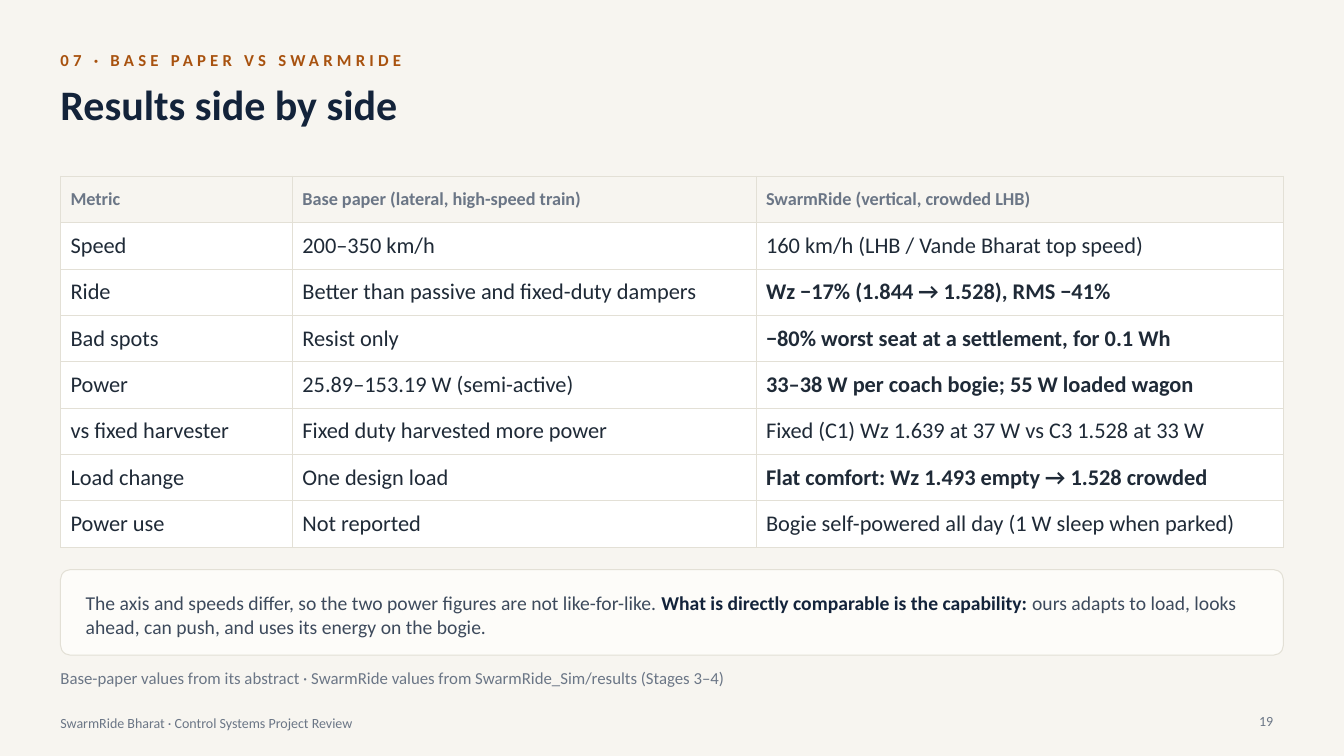
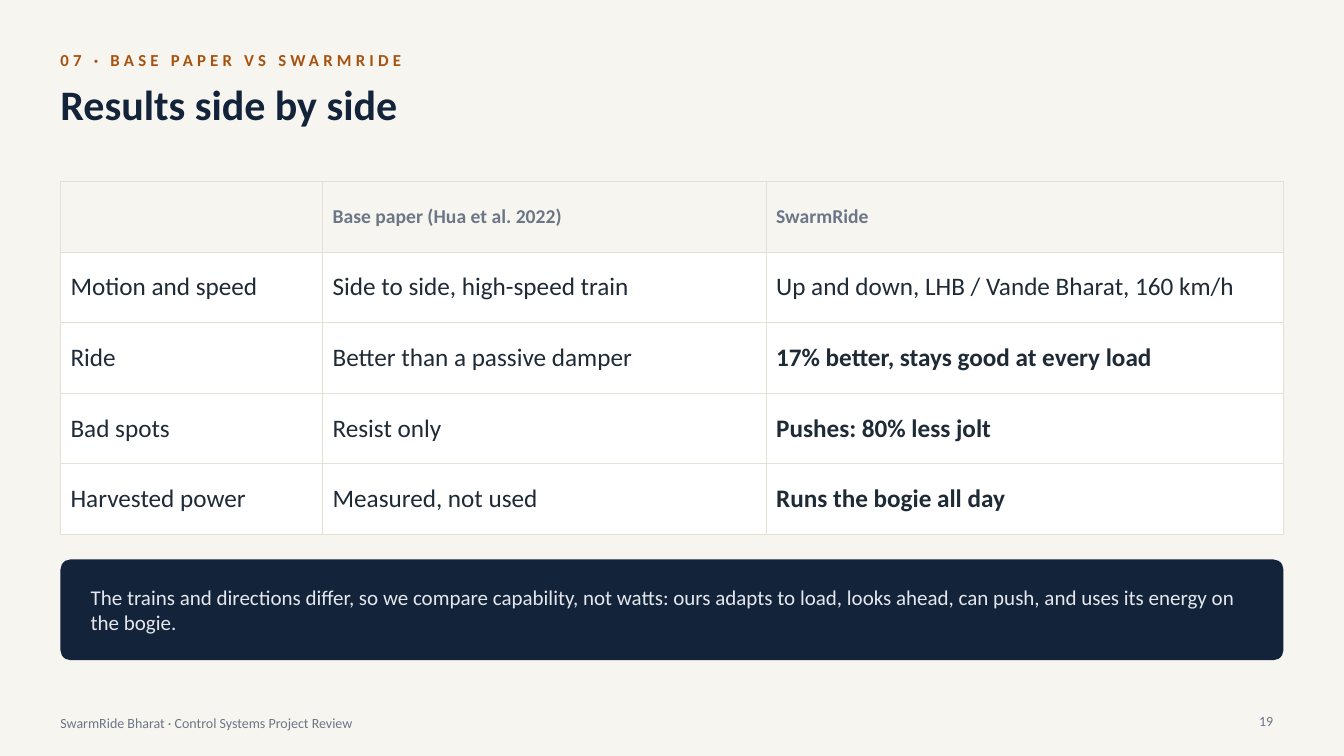
Before and after one commit to Sangeeth0301/SwarmRide-Bharat, a slide deck: slide 19 of presentation/SwarmRide_Bharat_Project_Review.pptx. Drawn at 1344x756 pixels with LibreOffice and Linux fonts; fonts in the diff are those of the drawing. Boxes give left, top, right and bottom in pixels: in the first picture for what was removed or moved away, otherwise in the second. Text is boxed around its words. In the diff, an @@ line names an element or a change of style, - is before the commit and + after.

Commit message:
docs(presentation): rebuild the deck with the minimal results
22 slides, rebuilt with presentation/build.

```diff
--- a/presentation/SwarmRide_Bharat_Project_Review.pptx
+++ b/presentation/SwarmRide_Bharat_Project_Review.pptx
@@ table at (60,181,1284,516) @@
-row 1: Metric | Base paper (lateral, high-speed train) | SwarmRide (vertical, crowded LHB)
-row 2: Speed | 200–350 km/h | 160 km/h (LHB / Vande Bharat top speed)
-row 3: Ride | Better than passive and fixed-duty dampers | Wz −17% (1.844 → 1.528), RMS −41%
-row 4: Bad spots | Resist only | −80% worst seat at a settlement, for 0.1 Wh
-row 5: Power | 25.89–153.19 W (semi-active) | 33–38 W per coach bogie; 55 W loaded wagon
-row 6: vs fixed harvester | Fixed duty harvested more power | Fixed (C1) Wz 1.639 at 37 W vs C3 1.528 at 33 W
-row 7: Load change | One design load | Flat comfort: Wz 1.493 empty → 1.528 crowded
-row 8: Power use | Not reported | Bogie self-powered all day (1 W sleep when parked)
+row 1:  | Base paper (Hua et al. 2022) | SwarmRide
+row 2: Motion and speed | Side to side, high-speed train | Up and down, LHB / Vande Bharat, 160 km/h
+row 3: Ride | Better than a passive damper | 17% better, stays good at every load
+row 4: Bad spots | Resist only | Pushes: 80% less jolt
+row 5: Harvested power | Measured, not used | Runs the bogie all day
@@ table: place and size @@
-table at (60,176,1284,539)
+table at (60,181,1284,516)
@@ rounded rectangle: place and size @@
-rounded rectangle at (60,570,1284,655)
+rounded rectangle at (60,560,1284,660)
@@ rounded rectangle at (60,560,1284,660): fill #FDFCF9 to #13233A; outline #E3E0D6 0.75 pt to none; proportions changed @@
@@ text at (91,590,1234,634): text changed; size 14 to 15 pt; text colour #3D4A5C to #E4E8EE @@
-The axis and speeds differ, so the two power figures are not like-for-like. What is directly comparable is the capability: ours adapts to load, looks ahead, can push, and uses its energy on the bogie.
+The trains and directions differ, so we compare capability, not watts: ours adapts to load, looks ahead, can push, and uses its energy on the bogie.
@@ text removed at (60,672,724,687) @@
-Base-paper values from its abstract · SwarmRide values from SwarmRide_Sim/results (Stages 3–4)
```
Also in this commit, not shown: 5 other slides changed, 1 slide added, 1 slide removed.
